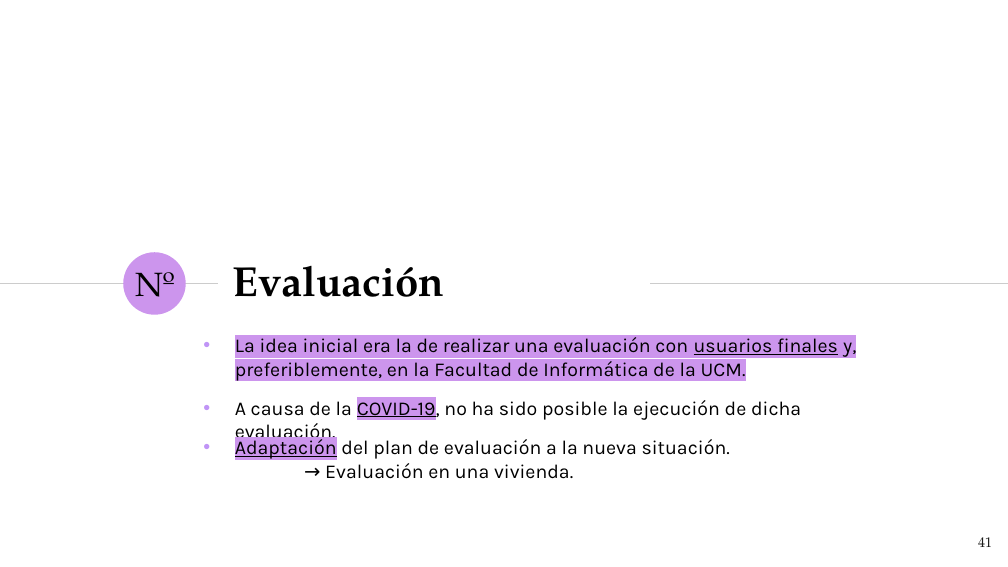
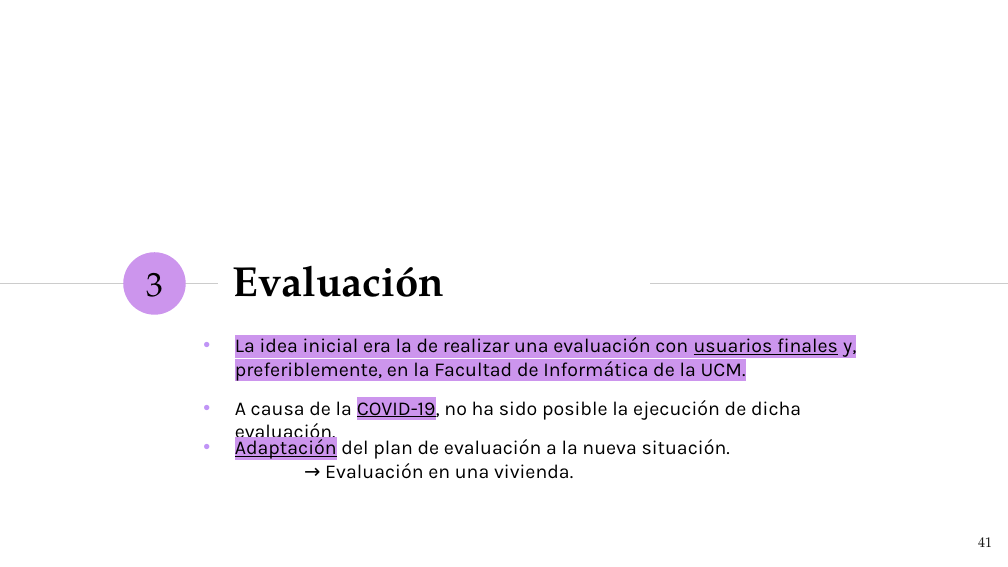
Before and after one commit to NILGroup/TFG-1920-DiscapacidadVisual, a slide deck: slide 41 of Defensa/Viola · SlidesCarnival_DiaposBelen.pptx. Drawn at 1008x567 pixels with LibreOffice and Linux fonts; fonts in the diff are those of the drawing. Boxes give left, top, right and bottom in pixels: in the first picture for what was removed or moved away, otherwise in the second. Text is boxed around its words. In the diff, an @@ line names an element or a change of style, - is before the commit and + after.

```diff
--- a/Defensa/Viola · SlidesCarnival_DiaposBelen.pptx
+++ b/Defensa/Viola · SlidesCarnival_DiaposBelen.pptx
@@ text at (147,273,164,297): text changed @@
-Nº
+3
```
Also in this commit, not shown: 2 other slides changed, 2 other files.
